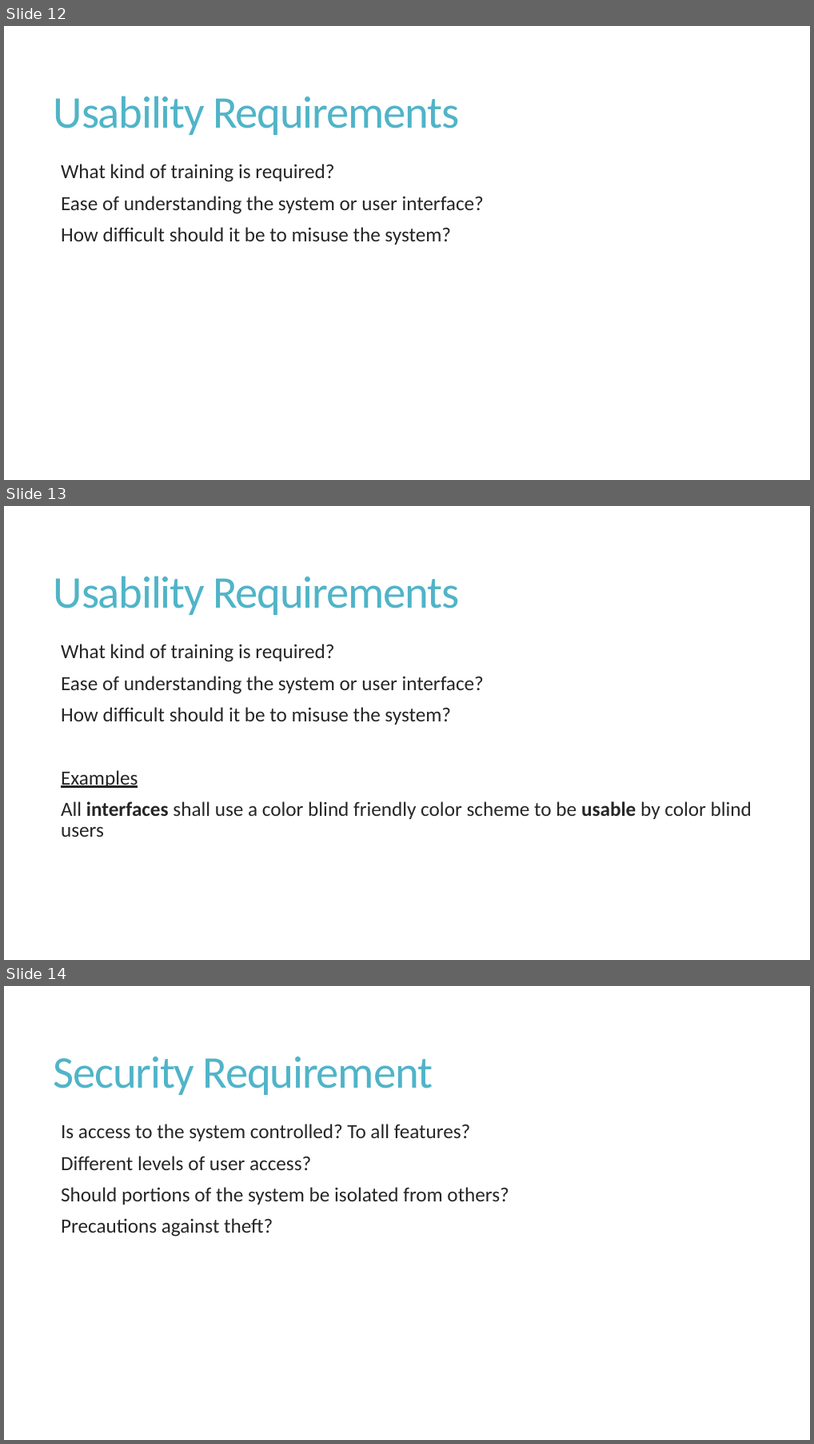
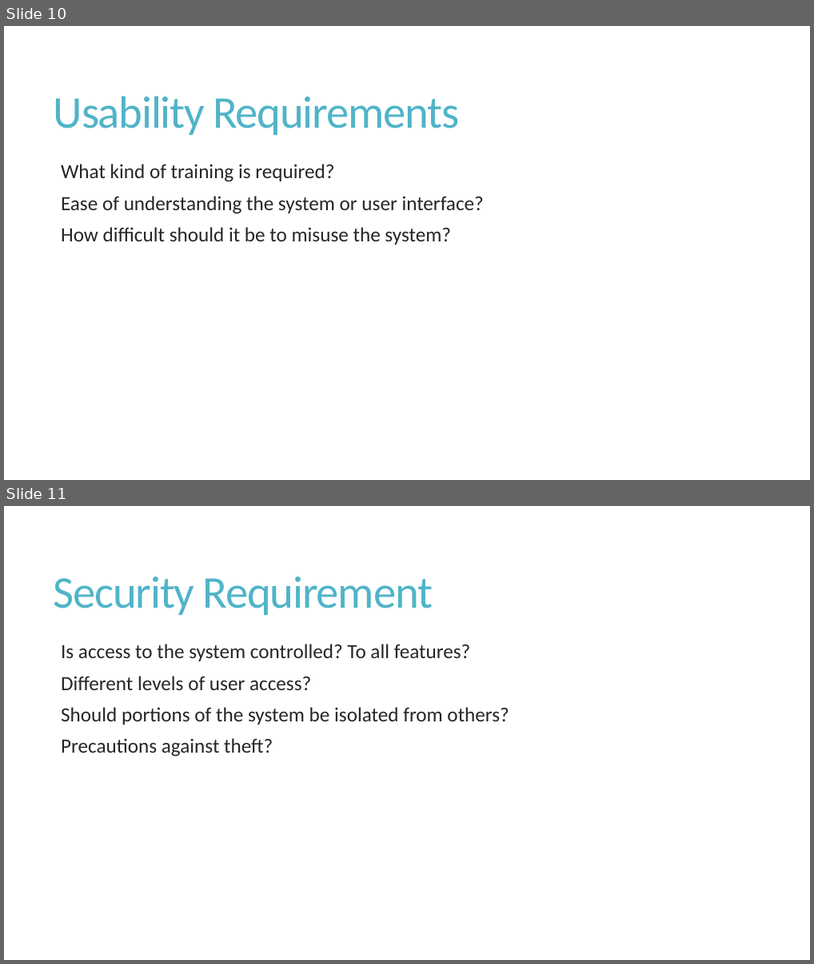
Before and after one commit to shabbir-hussain/ecse321tutorials, a slide deck: 02-requirementsSpecification.pptx. Shown one above the other, each under a label of ours: slides 12, 13 and 14 before the commit, slides 10 and 11 after it. The pictures are 814x1444 and 814x964 pixels, drawn with LibreOffice and Linux fonts; fonts in the diff are those of the drawing. Boxes give left, top, right and bottom in pixels: in the first picture for what was removed or moved away, otherwise in the second. Text is boxed around its words. In the diff, an @@ line names an element or a change of style, - is before the commit and + after.

```diff
--- a/02-requirementsSpecification.pptx
+++ b/02-requirementsSpecification.pptx
@@ slide 13 removed at [4, 506, 810, 960], background #FFFFFF @@
@@ title removed at [54, 576, 459, 615] @@
-Usability Requirements
@@ text removed at [61, 644, 752, 836] @@
-  What kind of training is required?
-  Ease of understanding the system or user interface?
-  How difficult should it be to misuse the system?
-  Examples
-  All interfaces shall use a color blind friendly color scheme to be usable by color blind users
@@ what was slide 12 is now slide 10 @@
@@ what was slide 14 is now slide 11 @@
```
Also in this commit, not shown: 8 other slides removed.
